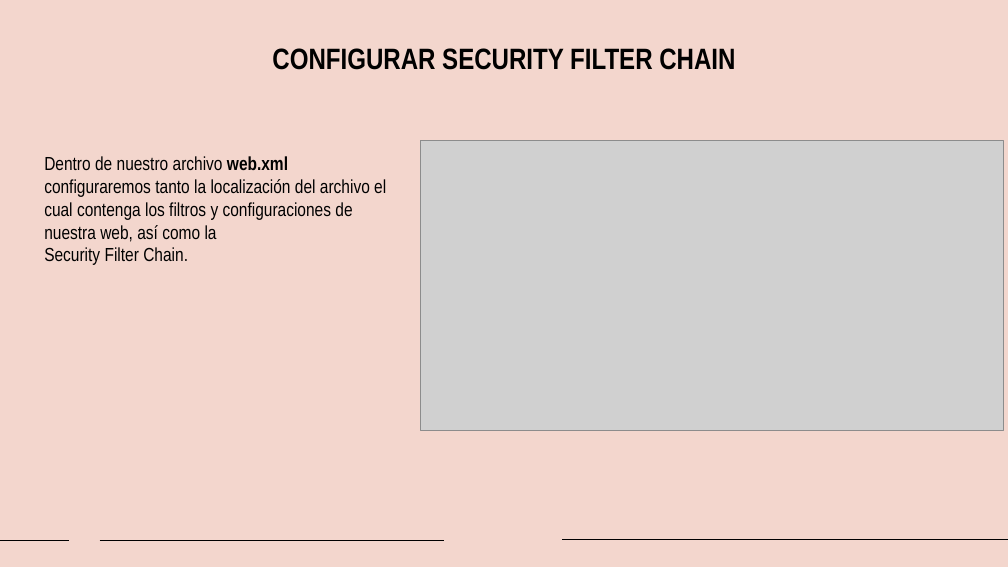
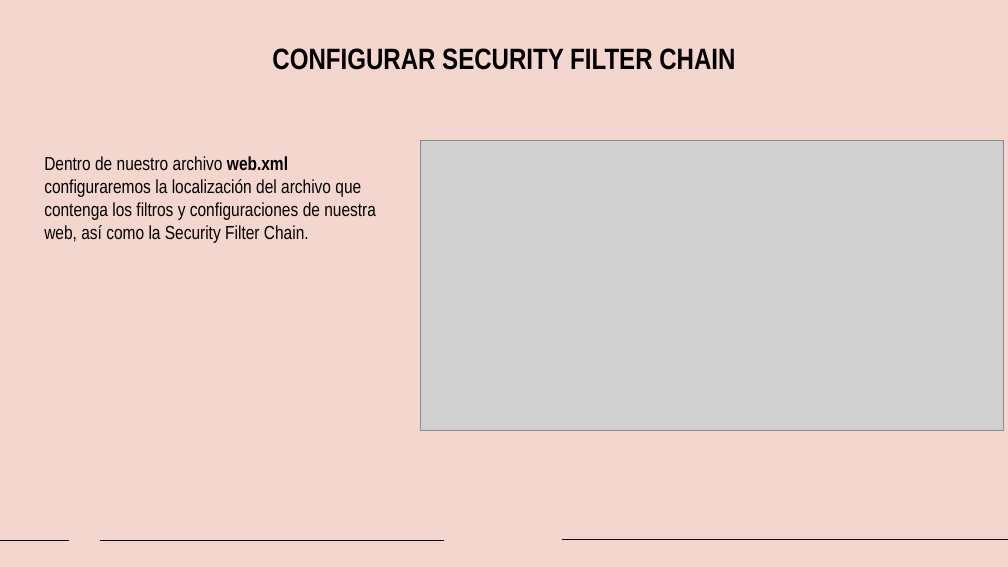
Before and after one commit to SoraBeat/TPINT_GRUPO8_PROGAVANZ1, a slide deck: slide 8 of Presentación.pptx. Drawn at 1008x567 pixels with LibreOffice and Linux fonts; fonts in the diff are those of the drawing; grey boxes stand for pictures. Boxes give left, top, right and bottom in pixels: in the first picture for what was removed or moved away, otherwise in the second. Text is boxed around its words. In the diff, an @@ line names an element or a change of style, - is before the commit and + after.

```diff
--- a/Presentación.pptx
+++ b/Presentación.pptx
@@ text at (44,156,376,243): text changed @@
-Dentro de nuestro archivo web.xml configuraremos tanto la localización del archivo el cual contenga los filtros y configuraciones de nuestra web, así como la
-Security Filter Chain.
+Dentro de nuestro archivo web.xml configuraremos la localización del archivo que contenga los filtros y configuraciones de nuestra web, así como la Security Filter Chain.
```
Also in this commit, not shown: 6 other slides changed.
